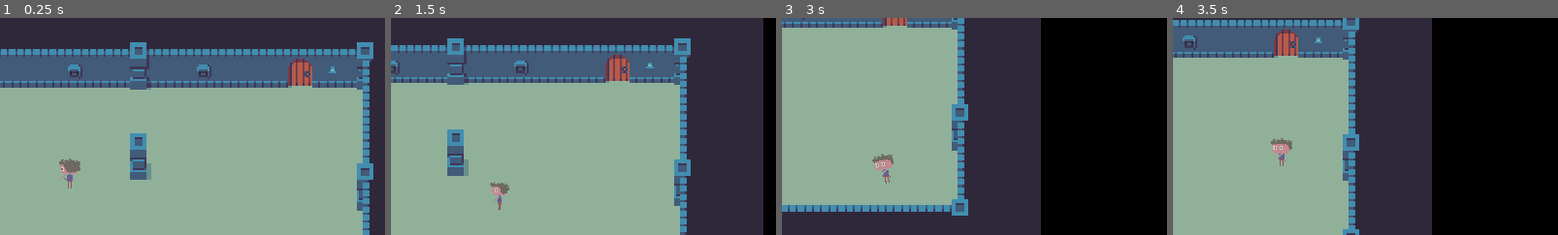
Above: before the commit, frames 1-4 (left to right).
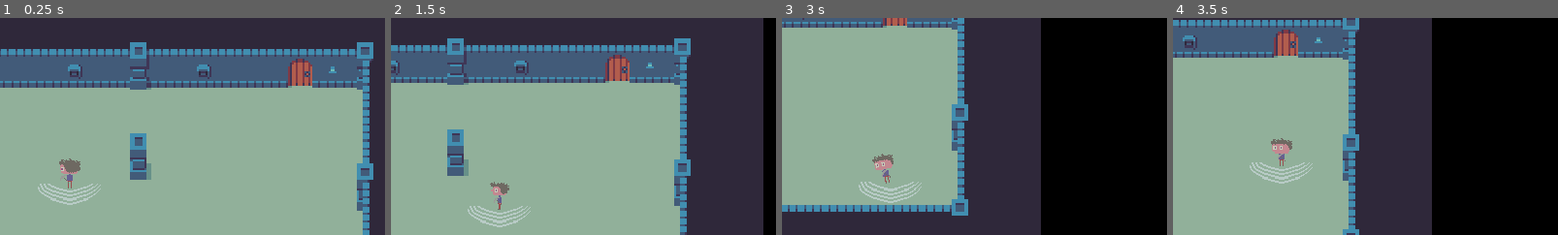
Above: after the commit, the same moments.

Repository: FrankJRix/minorman-game
Game: Godot game, scene res://levels/TemplateLevel.tscn
Same seed, same stepped clock (60 frames per second), same inputs: the game is played once before the commit and once after it.
Inputs (mouse positions are % of the whole screen's width and height, from its top left):
- Up to frame 1 (0.25 s): no input
- Up to frame 2 (1.5 s): tap Enter at 0.5 s; move the mouse to (73, 45) at 0.52 s; hold D (move_east) 0.53-1.28 s; hold Shift (sprint) 0.53-1.28 s; move the mouse to (30, 55) at 1.27 s; hold S (move_south) from 1.28 s (still down); tap Shift (sprint) at 1.35 s
- Up to frame 3 (3 s): move the mouse to (60, 28) at 2.02 s; release S (move_south) at 2.03 s; hold D (move_east) 2.03-2.78 s; hold Shift (sprint) 2.03-2.78 s; move the mouse to (45, 70) at 2.77 s; hold W (move_north) from 2.78 s (still down); tap Shift (sprint) at 2.85 s
- Up to frame 4 (3.5 s): keep holding W (move_north)
The pictures show only the part of the screen within x 41-91%, y 14-64%; the shares and areas given below are measured in that part.

The runs differ from the first frame. In frame 1, 0.5% of the frame differs, in the area x 9-27%, y 76-87%; in frame 2, 0.5%; in frame 3, 0.5%, in the area x 19-37%, y 75-86%; in frame 4, 0.5%.

Commit message:
Aggiornato spritesheet, preparazioni per la state machine.

Diff:
--- a/00_MinorMan/characters/player/Norman.tscn
+++ b/00_MinorMan/characters/player/Norman.tscn
@@ -1,7 +1,8 @@
-[gd_scene load_steps=14 format=2]
-
-[ext_resource path="res://placeholder_assets/characters/norman/norman_placeholder_idle_unshaded.png" type="Texture" id=1]
+[gd_scene load_steps=16 format=2]
+
+[ext_resource path="res://placeholder_assets/characters/norman/norman_placeholder.png" type="Texture" id=1]
 [ext_resource path="res://characters/player/Norman.gd" type="Script" id=2]
+[ext_resource path="res://placeholder_assets/FX/trail_test.png" type="Texture" id=3]
 
 [sub_resource type="CapsuleShape2D" id=1]
 radius = 50.0
@@ -138,6 +139,22 @@
 "transitions": PoolRealArray( 1, 1 ),
 "update": 1,
 "values": [ 12, 13 ]
+}
+
+[sub_resource type="Animation" id=12]
+resource_name = "melee_south"
+step = 0.05
+tracks/0/type = "value"
+tracks/0/path = NodePath("Sprite:frame")
+tracks/0/interp = 1
+tracks/0/loop_wrap = true
+tracks/0/imported = false
+tracks/0/enabled = true
+tracks/0/keys = {
+"times": PoolRealArray( 0, 0.05, 0.1, 0.2, 0.5 ),
+"transitions": PoolRealArray( 1, 1, 1, 1, 1 ),
+"update": 1,
+"values": [ 16, 17, 18, 19, 20 ]
 }
 
 [sub_resource type="Animation" id=10]
@@ -205,9 +222,9 @@
 [node name="Sprite" type="Sprite" parent="."]
 scale = Vector2( 5, 5 )
 texture = ExtResource( 1 )
-vframes = 8
+vframes = 11
 hframes = 2
-frame = 4
+frame = 20
 
 [node name="CollisionShape2D" type="CollisionShape2D" parent="."]
 position = Vector2( 0, 5 )
@@ -223,6 +240,7 @@
 anims/idle_south = SubResource( 7 )
 anims/idle_sw = SubResource( 8 )
 anims/idle_west = SubResource( 9 )
+anims/melee_south = SubResource( 12 )
 
 [node name="Camera2D" type="Camera2D" parent="."]
 current = true
@@ -238,3 +256,12 @@
 [node name="CutoutAnim" type="AnimationPlayer" parent="."]
 anims/idle = SubResource( 10 )
 anims/move = SubResource( 11 )
+
+[node name="RotHelper" type="Node2D" parent="."]
+
+[node name="BlowTrail" type="Sprite" parent="RotHelper"]
+position = Vector2( 0, 128 )
+scale = Vector2( -5, -5 )
+texture = ExtResource( 3 )
+hframes = 7
+frame = 6
--- a/00_MinorMan/levels/TemplateLevel.tscn
+++ b/00_MinorMan/levels/TemplateLevel.tscn
@@ -7,7 +7,6 @@
 
 [node name="Norman" parent="." instance=ExtResource( 2 )]
 position = Vector2( 1500, 1850 )
-scale = Vector2( 1, 1 )
 z_index = 1
 
 [node name="Tilemaps" type="Node" parent="."]
Binary file added: 00_MinorMan/placeholder_assets/FX/trail_test.png
Not shown, changed: 00_MinorMan/placeholder_assets/FX/trail_test.png.import
Binary file added: 00_MinorMan/placeholder_assets/characters/norman/norman_placeholder.png
Not shown, changed: 00_MinorMan/placeholder_assets/characters/norman/norman_placeholder.png.import
Renamed: 00_MinorMan/placeholder_assets/characters/norman/norman_placeholder-sheet.png -> 00_MinorMan/placeholder_assets/characters/norman/old/norman_placeholder-sheet.png
Not shown, added: 00_MinorMan/placeholder_assets/characters/norman/old/norman_placeholder-sheet.png.import
Renamed: 00_MinorMan/placeholder_assets/characters/norman/norman_placeholder1.png -> 00_MinorMan/placeholder_assets/characters/norman/old/norman_placeholder1.png
Not shown, changed: 00_MinorMan/placeholder_assets/characters/norman/old/norman_placeholder1.png.import
Renamed: 00_MinorMan/placeholder_assets/characters/norman/norman_placeholder2.png -> 00_MinorMan/placeholder_assets/characters/norman/old/norman_placeholder2.png
Not shown, added: 00_MinorMan/placeholder_assets/characters/norman/old/norman_placeholder2.png.import
Renamed: 00_MinorMan/placeholder_assets/characters/norman/norman_placeholder3.png -> 00_MinorMan/placeholder_assets/characters/norman/old/norman_placeholder3.png
Not shown, changed: 00_MinorMan/placeholder_assets/characters/norman/old/norman_placeholder3.png.import
